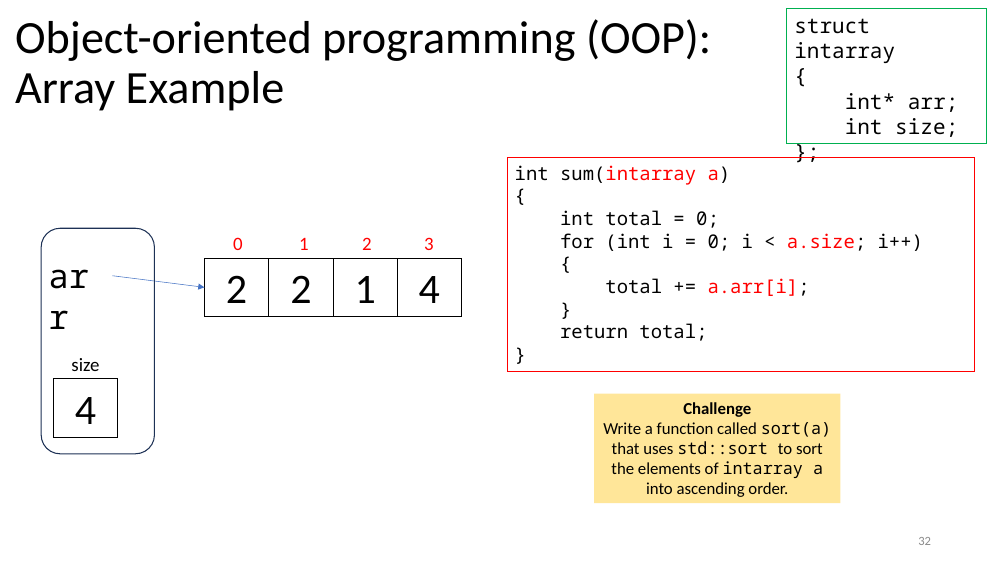
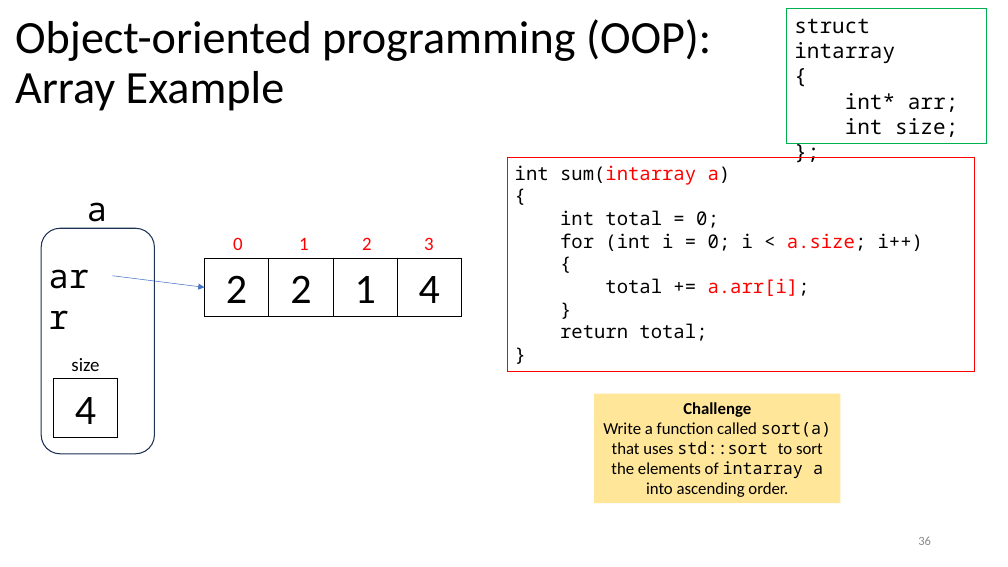
Before and after one commit to tjd1234/cmpt135spring2024, a slide deck: slide 36 of sample_code/week4/week4_cmpt135.pptx (slide 32 before the commit). Drawn at 1008x567 pixels with LibreOffice and Linux fonts; fonts in the diff are those of the drawing. Boxes give left, top, right and bottom in pixels: in the first picture for what was removed or moved away, otherwise in the second. Text is boxed around its words. In the diff, an @@ line names an element or a change of style, - is before the commit and + after.

```diff
--- a/sample_code/week4/week4_cmpt135.pptx
+++ b/sample_code/week4/week4_cmpt135.pptx
@@ text added at [87,202,107,229], 32 pt, text #000000 @@
+a
@@ page number at [918,536,931,545]: text changed @@
-32
+36
```
Also in this commit, not shown: 21 other slides changed, 34 slides added, 1 slide removed, 1 other file.
